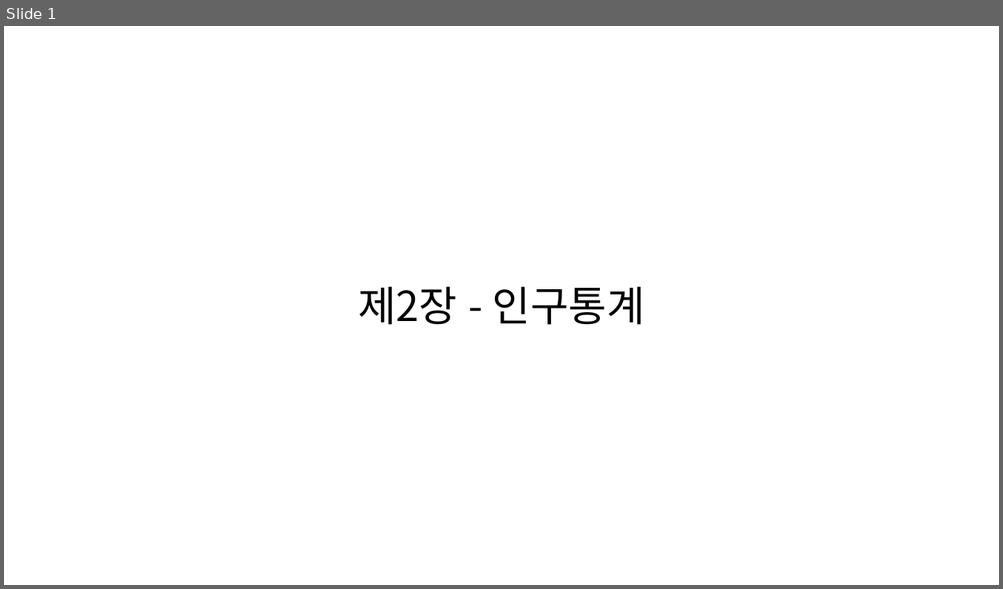
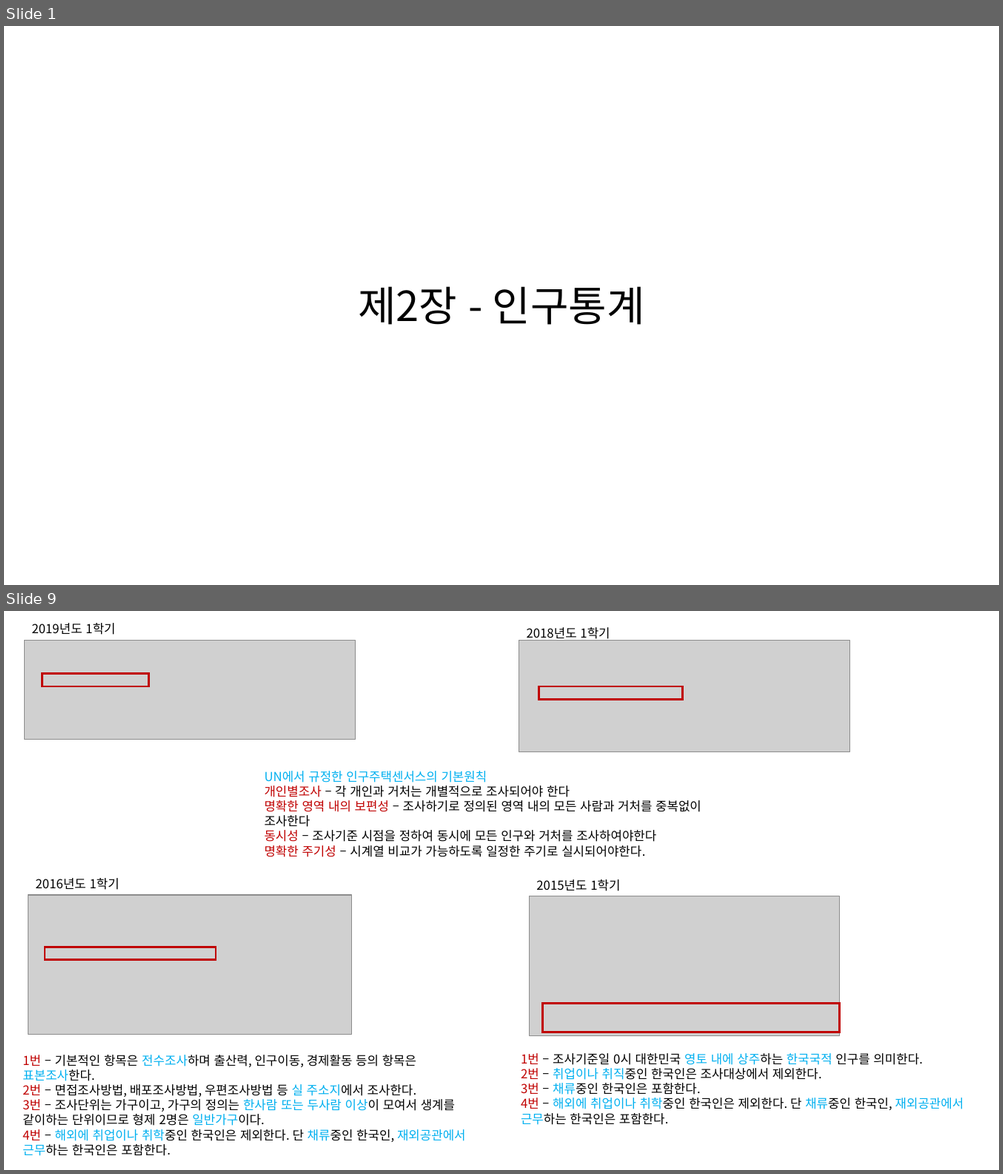
Before and after one commit to KNOU-STUDY/KNOU-UNDERSTANDING-NATIONAL-STATISTICS, a slide deck: previous_question/2장-인구통계.pptx. Shown one above the other, each under a label of ours: slide 1 before the commit, slides 1 and 9 after it; the slides between them are not shown. The pictures are 1003x589 and 1003x1174 pixels, drawn with LibreOffice and Linux fonts; fonts in the diff are those of the drawing; grey boxes stand for pictures. Boxes give left, top, right and bottom in pixels: in the first picture for what was removed or moved away, otherwise in the second. Text is boxed around its words. In the diff, an @@ line names an element or a change of style, - is before the commit and + after.

```diff
--- a/previous_question/2장-인구통계.pptx
+++ b/previous_question/2장-인구통계.pptx
@@ slide 9 added at (x1=4, y1=611, x2=999, y2=1170), background #FFFFFF @@
@@ text added at (x1=32, y1=623, x2=115, y2=635), 12 pt, text #000000 @@
+2019년도 1학기
@@ text added at (x1=526, y1=627, x2=609, y2=641), 12 pt, text #000000 @@
+2018년도 1학기
@@ picture added at (x1=24, y1=640, x2=355, y2=740) @@
@@ picture added at (x1=519, y1=640, x2=849, y2=752) @@
@@ rectangle added at (x1=42, y1=674, x2=149, y2=686), outline #C00000 2 pt @@
@@ rectangle added at (x1=539, y1=686, x2=683, y2=699), outline #C00000 2 pt @@
@@ text added at (x1=264, y1=771, x2=701, y2=857), 12 pt, text #000000 @@
+UN에서 규정한 인구주택센서스의 기본원칙
+개인별조사 – 각 개인과 거처는 개별적으로 조사되어야 한다
+명확한 영역 내의 보편성 – 조사하기로 정의된 영역 내의 모든 사람과 거처를 중복없이 조사한다
+동시성 – 조사기준 시점을 정하여 동시에 모든 인구와 거처를 조사하여야한다
+명확한 주기성 – 시계열 비교가 가능하도록 일정한 주기로 실시되어야한다.
@@ picture added at (x1=28, y1=895, x2=352, y2=1035) @@
@@ text added at (x1=36, y1=878, x2=119, y2=890), 12 pt, text #000000 @@
+2016년도 1학기
@@ picture added at (x1=529, y1=897, x2=839, y2=1037) @@
@@ text added at (x1=536, y1=880, x2=620, y2=891), 12 pt, text #000000 @@
+2015년도 1학기
@@ rectangle added at (x1=44, y1=948, x2=215, y2=960), outline #C00000 2 pt @@
@@ rectangle added at (x1=543, y1=1003, x2=839, y2=1032), outline #C00000 2 pt @@
@@ text added at (x1=521, y1=1054, x2=964, y2=1125), 12 pt, text #000000 @@
+1번 – 조사기준일 0시 대한민국 영토 내에 상주하는 한국국적 인구를 의미한다.
+2번 – 취업이나 취직중인 한국인은 조사대상에서 제외한다.
+3번 – 채류중인 한국인은 포함한다.
+4번 – 해외에 취업이나 취학중인 한국인은 제외한다. 단 채류중인 한국인, 재외공관에서 근무하는 한국인은 포함한다.
@@ text added at (x1=22, y1=1055, x2=466, y2=1156), 12 pt, text #000000 @@
+1번 – 기본적인 항목은 전수조사하며 출산력, 인구이동, 경제활동 등의 항목은 표본조사한다.
+2번 – 면접조사방법, 배포조사방법, 우편조사방법 등 실 주소지에서 조사한다.
+3번 – 조사단위는 가구이고, 가구의 정의는 한사람 또는 두사람 이상이 모여서 생계를 같이하는 단위이므로 형제 2명은 일반가구이다.
+4번 – 해외에 취업이나 취학중인 한국인은 제외한다. 단 채류중인 한국인, 재외공관에서 근무하는 한국인은 포함한다.
```
Also in this commit, not shown: 3 slides changed, 8 other slides added, 13 slides removed.
